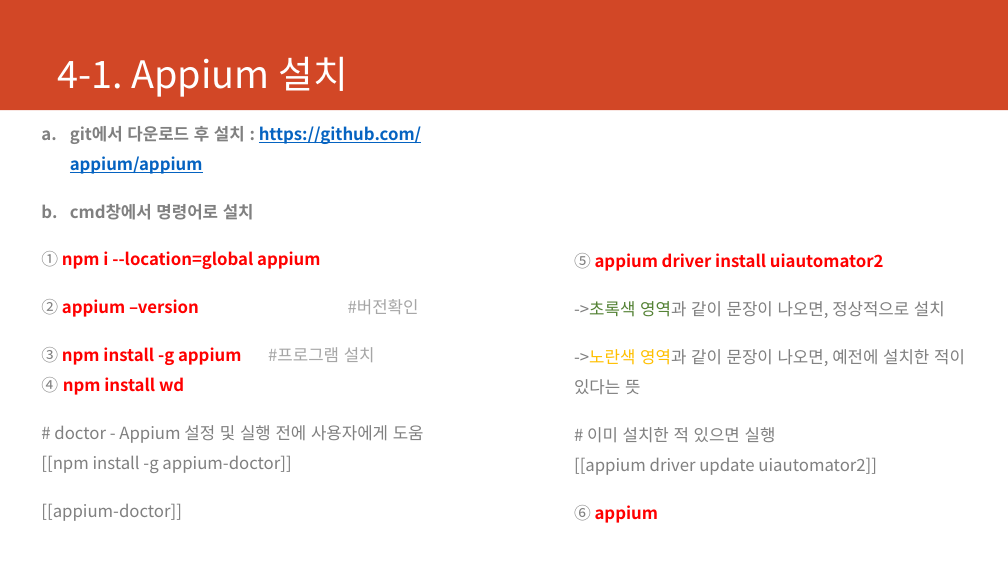
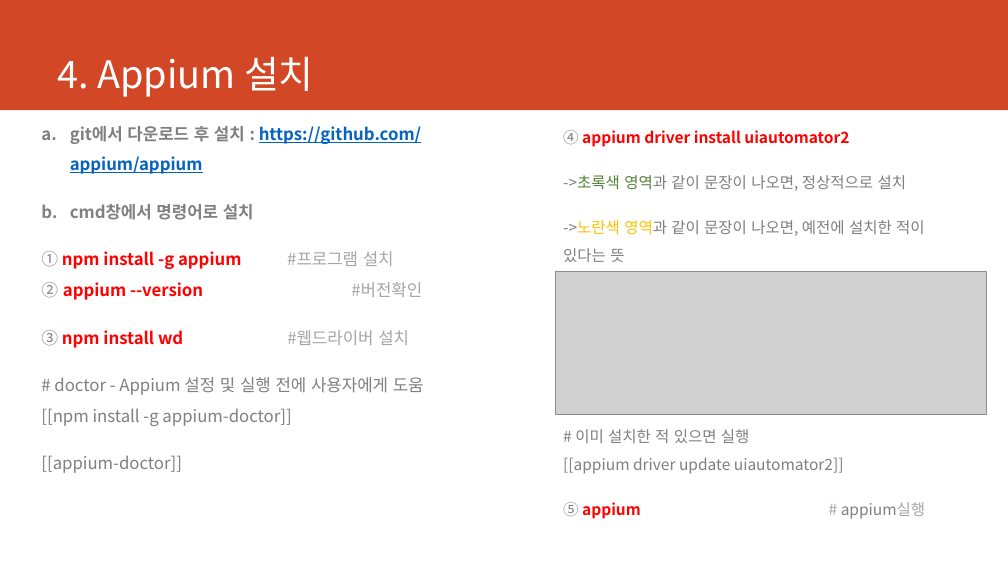
Before and after one commit to jykim240106/katalon, a slide deck: slide 5 of Katalon 설치 가이드.pptx (slide 6 before the commit). Drawn at 1008x567 pixels with LibreOffice and Linux fonts; fonts in the diff are those of the drawing; grey boxes stand for pictures. Boxes give left, top, right and bottom in pixels: in the first picture for what was removed or moved away, otherwise in the second. Text is boxed around its words. In the diff, an @@ line names an element or a change of style, - is before the commit and + after.

```diff
--- a/Katalon 설치 가이드.pptx
+++ b/Katalon 설치 가이드.pptx
@@ title at box(58, 56, 314, 97): text changed @@
-4-1. Appium 설치
+4. Appium 설치
@@ text "④ appium driver install uiautomator2": place and size @@
-text "④ appium driver install uiautomator2" at box(574, 253, 965, 523)
+text "④ appium driver install uiautomator2" at box(563, 175, 926, 519)
@@ text at box(563, 175, 925, 474): size 16 to 14.8 pt in "->초록색 영역과 같이 문장이 나오면, 정상적으로 설치", "->노란색 영역과 같이 문장이 나오면, 예전에 설치한 ...", "# 이미 설치한 적 있으면 실행 [[appium ..." @@
@@ text at box(41, 251, 422, 345): text changed @@
-① npm i --location=global appium
-② appium –version #버전확인
-③ npm install -g appium #프로그램 설치
-④ npm install wd
+① npm install -g appium #프로그램 설치
+② appium --version #버전확인
+③ npm install wd #웹드라이버 설치
@@ text at box(574, 253, 884, 271): text changed; size 16 to 14.8 pt @@
-⑤ appium driver install uiautomator2
+④ appium driver install uiautomator2
@@ picture added at box(556, 271, 986, 414) @@
@@ text at box(563, 502, 926, 519): text changed; size 16 to 14.8 pt; text colour #FF0000 to #808080; bold off @@
-⑥ appium
+⑤ appium # appium실행
```
Also in this commit, not shown: 5 other slides changed, 3 slides added.
